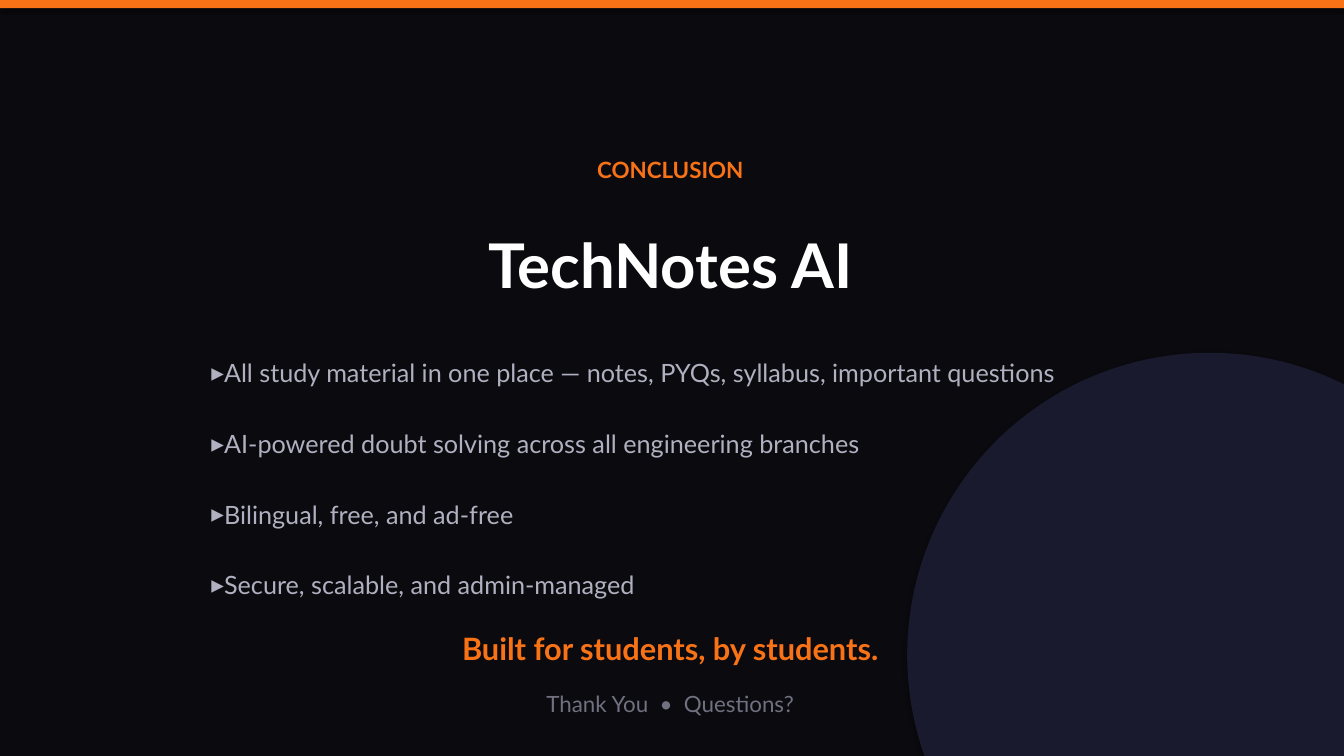
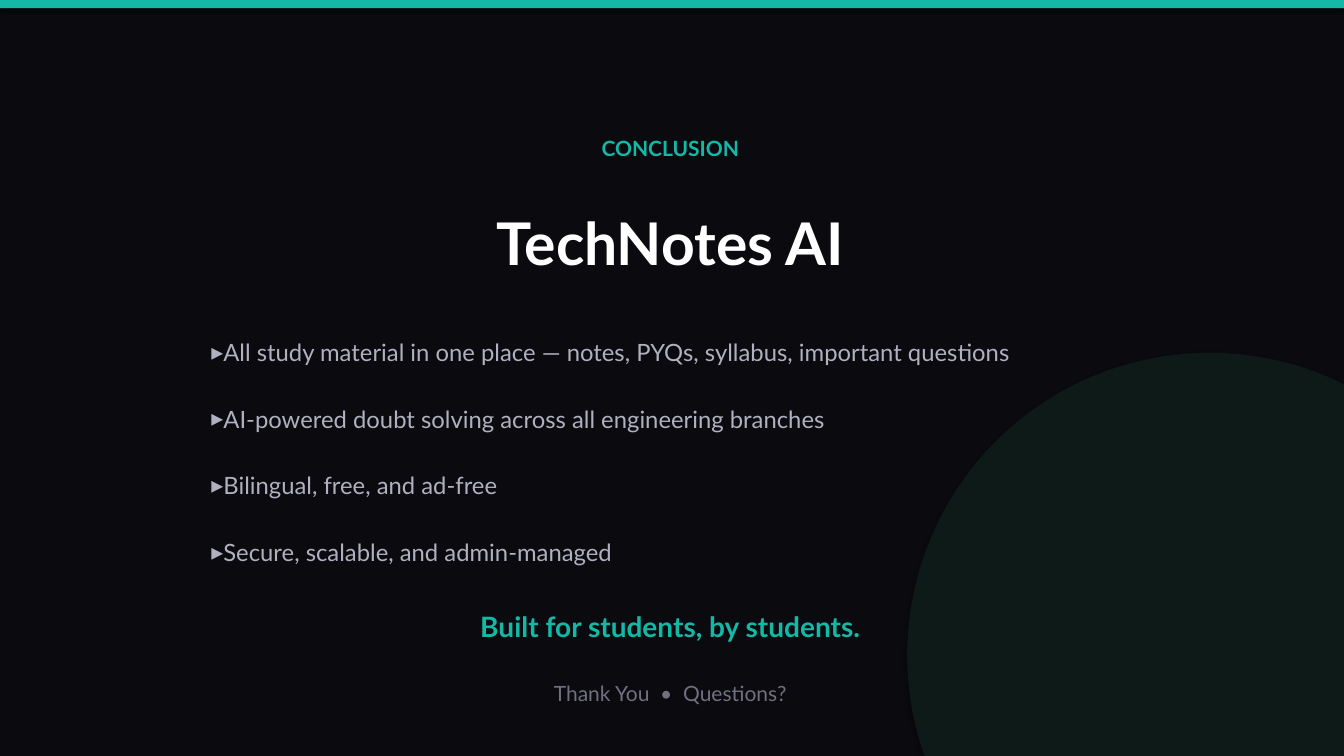
Before and after one commit to Dhruvtiwari059/tecgnotes, a slide deck: slide 18 of TechNotes_AI_Presentation.pptx. Drawn at 1344x756 pixels with LibreOffice and Linux fonts; fonts in the diff are those of the drawing. Boxes give left, top, right and bottom in pixels: in the first picture for what was removed or moved away, otherwise in the second. Text is boxed around its words. In the diff, an @@ line names an element or a change of style, - is before the commit and + after.

```diff
--- a/TechNotes_AI_Presentation.pptx
+++ b/TechNotes_AI_Presentation.pptx
@@ rectangle at <box>0,0,1344,8</box>: fill #F97316 to #14B8A6 @@
@@ text "CONCLUSION" at <box>602,140,739,156</box>: size 16 to 15 pt, text colour #F97316 to #14B8A6 @@
@@ text "TechNotes AI" at <box>497,221,844,266</box>: size 44 to 42 pt @@
@@ text "All study material in one ..." at <box>223,343,1009,566</box>: size 18 to 17 pt; less space between paragraphs @@
@@ ellipse at <box>907,353,1344,756</box>: fill #1A1A2E to #0D1A18 @@
@@ 4 texts: place and size @@
-4 texts at <box>224,161,1054,665</box>
+4 texts at <box>223,140,1009,642</box>
@@ text "Built for students, by students." at <box>480,616,860,642</box>: size 22 to 20 pt, text colour #F97316 to #14B8A6 @@
@@ text "Thank You • Questions?": place and size @@
-text "Thank You • Questions?" at <box>546,695,794,715</box>
+text "Thank You • Questions?" at <box>554,685,786,704</box>
@@ text "Thank You • Questions?" at <box>554,685,786,704</box>: size 16 to 15 pt @@
```
Also in this commit, not shown: 16 other slides changed, 1 slide added, 1 slide removed.
